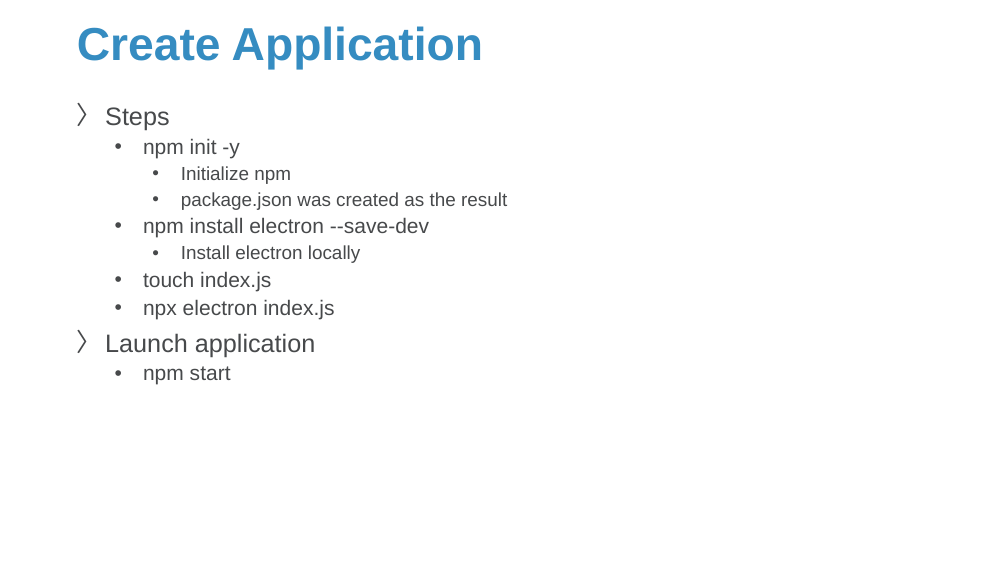
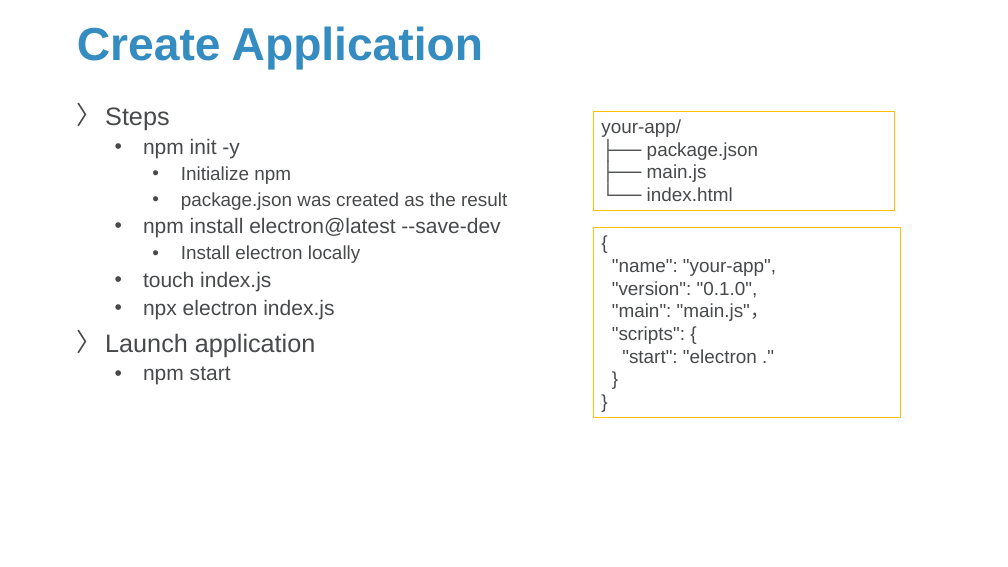
Before and after one commit to Sparks-Lu/TechNotes, a slide deck: slide 5 of Web/Electron-Notes.pptx. Drawn at 1008x567 pixels with LibreOffice and Linux fonts; fonts in the diff are those of the drawing; background and template pictures are left out. Boxes give left, top, right and bottom in pixels: in the first picture for what was removed or moved away, otherwise in the second. Text is boxed around its words. In the diff, an @@ line names an element or a change of style, - is before the commit and + after.

```diff
--- a/Web/Electron-Notes.pptx
+++ b/Web/Electron-Notes.pptx
@@ rectangle added at bbox=[594, 111, 895, 210], outline #FFC000 0.75 pt, 18 pt, text #47494B @@
+your-app/
+├── package.json
+├── main.js
+└── index.html
@@ text at bbox=[143, 217, 500, 238]: text changed @@
-  • npm install electron --save-dev
+  • npm install electron@latest --save-dev
@@ rectangle added at bbox=[594, 228, 901, 418], outline #FFC000 0.75 pt, 18 pt, text #47494B @@
+{
+"name": "your-app",
+"version": "0.1.0",
+"main": "main.js"，
+"scripts": {
+"start": "electron ."
+}
+}
```
Also in this commit, not shown: 3 other slides changed, 17 slides added, 11 other files.
